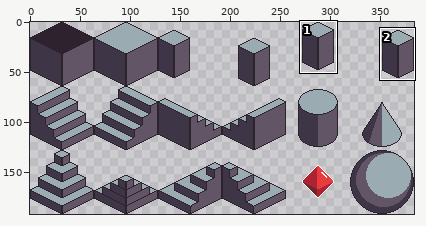
Edited in one commit: sprite sheet (assets/sprites/tiles.png). The first picture is a wide view before the edit; the outline marks the close-up.
Close-up. Old version:
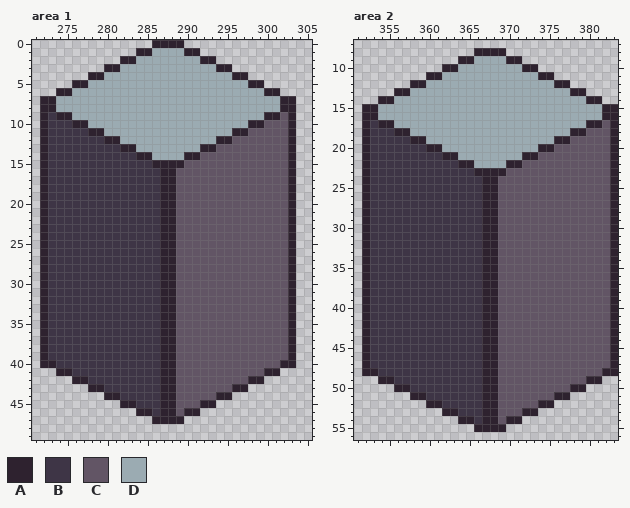
The file is 384x192 pixels. Shown: area 1: x 271..305, y 0..49; area 2: x 351..383, y 7..56. The commit also changed other parts of the picture, which this record leaves out.
Palette (. is transparent): A #2e222f  B #3e3546  C #625565  D #9babb2
The same view after the edit:
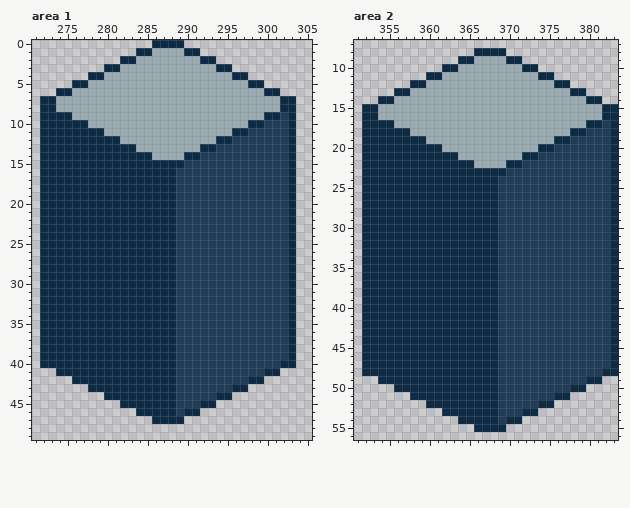
Changes in this commit:
colour B: #3e3546 -> #0d2b45
colour C: #625565 -> #203c56
Area 1:
y 0: x 286..289 AAAA -> BBBB
y 1: x 284..285 AA -> BB; x 290..291 AA -> BB
y 2: x 282..283 AA -> BB; x 292..293 AA -> BB
y 3: x 280..281 AA -> BB; x 294..295 AA -> BB
y 4: x 278..279 AA -> BB; x 296..297 AA -> BB
y 5: x 276..277 AA -> BB; x 298..299 AA -> BB
y 6: x 274..275 AA -> BB; x 300..301 AA -> BB
y 7..8: x 272..273 AA -> BB; x 302..303 AA -> BB
y 9: x 272 A -> B; x 274..275 AA -> BB; x 300..301 AA -> BB; x 303 A -> B
y 10: x 272 A -> B; x 276..277 AA -> BB; x 298..299 AA -> BB; x 303 A -> B
y 11: x 272 A -> B; x 278..279 AA -> BB; x 296..297 AA -> BB; x 303 A -> B
y 12: x 272 A -> B; x 280..281 AA -> BB; x 294..295 AA -> BB; x 303 A -> B
y 13: x 272 A -> B; x 282..283 AA -> BB; x 292..293 AA -> BB; x 303 A -> B
y 14: x 272 A -> B; x 284..285 AA -> BB; x 290..291 AA -> BB; x 303 A -> B
y 15: x 272 A -> B; x 286..289 AAAA -> BBBB; x 303 A -> B
y 16..39: x 272 A -> B; x 287..288 AA -> BB; x 303 A -> B
y 40: x 272..273 AA -> BB; x 287..288 AA -> BB; x 302..303 AA -> BB
y 41: x 274..275 AA -> BB; x 287..288 AA -> BB; x 300..301 AA -> BB
y 42: x 276..277 AA -> BB; x 287..288 AA -> BB; x 298..299 AA -> BB
y 43: x 278..279 AA -> BB; x 287..288 AA -> BB; x 296..297 AA -> BB
y 44: x 280..281 AA -> BB; x 287..288 AA -> BB; x 294..295 AA -> BB
y 45: x 282..283 AA -> BB; x 287..288 AA -> BB; x 292..293 AA -> BB
y 46: x 284..285 AA -> BB; x 287..288 AA -> BB; x 290..291 AA -> BB
y 47: x 286..289 AAAA -> BBBB
Area 2:
y 8: x 366..369 AAAA -> BBBB
y 9: x 364..365 AA -> BB; x 370..371 AA -> BB
y 10: x 362..363 AA -> BB; x 372..373 AA -> BB
y 11: x 360..361 AA -> BB; x 374..375 AA -> BB
y 12: x 358..359 AA -> BB; x 376..377 AA -> BB
y 13: x 356..357 AA -> BB; x 378..379 AA -> BB
y 14: x 354..355 AA -> BB; x 380..381 AA -> BB
y 15..16: x 352..353 AA -> BB; x 382..383 AA -> BB
y 17: x 352 A -> B; x 354..355 AA -> BB; x 380..381 AA -> BB; x 383 A -> B
y 18: x 352 A -> B; x 356..357 AA -> BB; x 378..379 AA -> BB; x 383 A -> B
y 19: x 352 A -> B; x 358..359 AA -> BB; x 376..377 AA -> BB; x 383 A -> B
y 20: x 352 A -> B; x 360..361 AA -> BB; x 374..375 AA -> BB; x 383 A -> B
y 21: x 352 A -> B; x 362..363 AA -> BB; x 372..373 AA -> BB; x 383 A -> B
y 22: x 352 A -> B; x 364..365 AA -> BB; x 370..371 AA -> BB; x 383 A -> B
y 23: x 352 A -> B; x 366..369 AAAA -> BBBB; x 383 A -> B
y 24..47: x 352 A -> B; x 367..368 AA -> BB; x 383 A -> B
y 48: x 352..353 AA -> BB; x 367..368 AA -> BB; x 382..383 AA -> BB
y 49: x 354..355 AA -> BB; x 367..368 AA -> BB; x 380..381 AA -> BB
y 50: x 356..357 AA -> BB; x 367..368 AA -> BB; x 378..379 AA -> BB
y 51: x 358..359 AA -> BB; x 367..368 AA -> BB; x 376..377 AA -> BB
y 52: x 360..361 AA -> BB; x 367..368 AA -> BB; x 374..375 AA -> BB
y 53: x 362..363 AA -> BB; x 367..368 AA -> BB; x 372..373 AA -> BB
y 54: x 364..365 AA -> BB; x 367..368 AA -> BB; x 370..371 AA -> BB
y 55: x 366..369 AAAA -> BBBB
